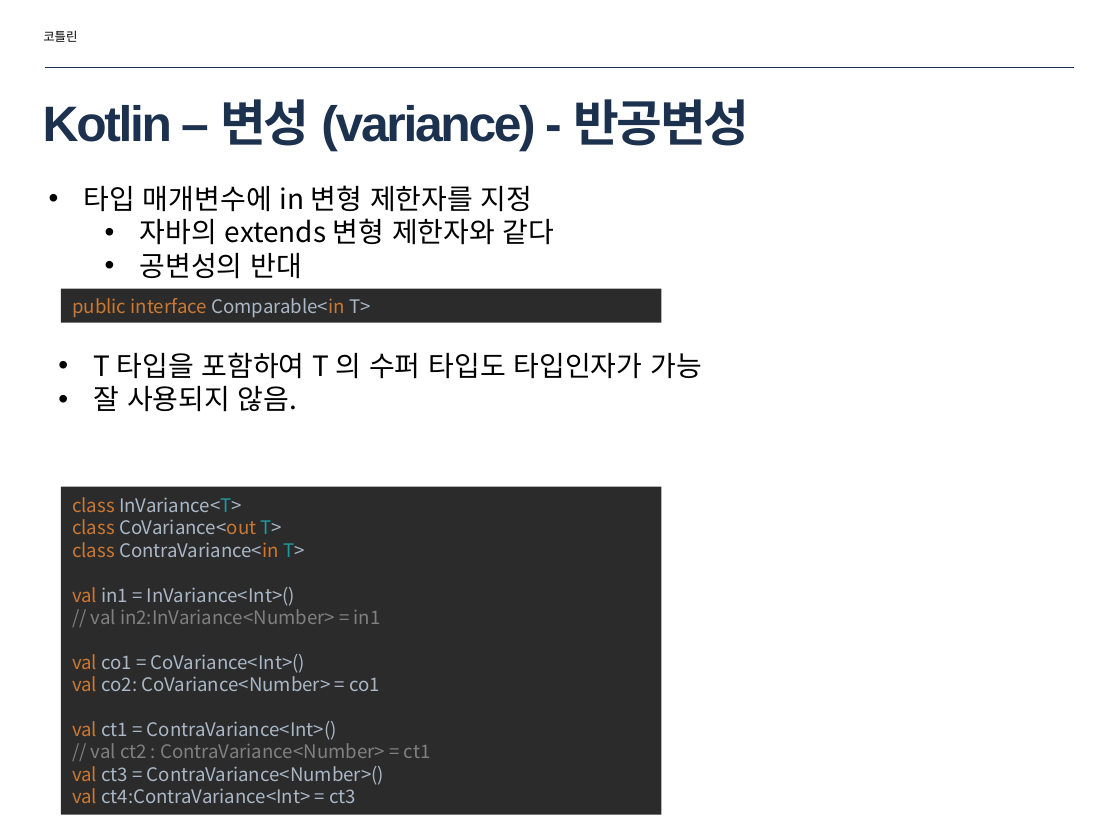
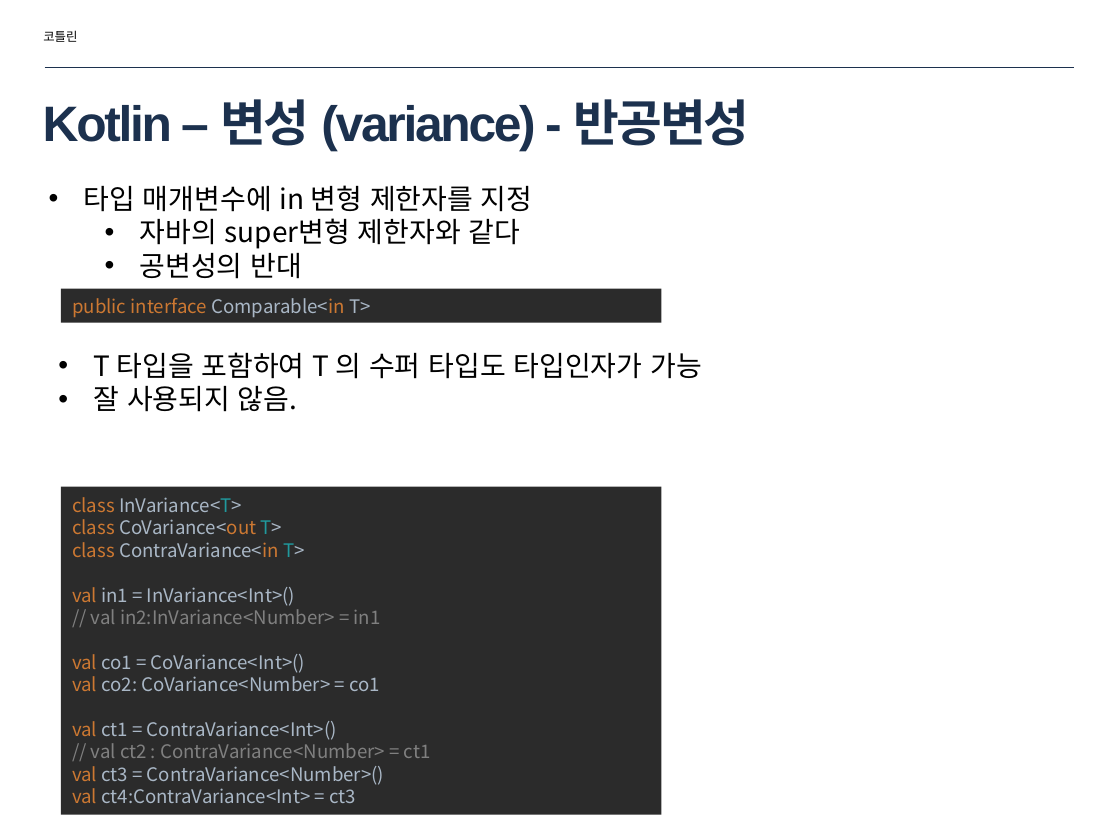
Before and after one commit to zoops/2018-kotlin-lecture, a slide deck: slide 17 of doc/2018-inu-kotlin-04.pptx. Drawn at 1120x840 pixels with LibreOffice and Linux fonts; fonts in the diff are those of the drawing. Boxes give left, top, right and bottom in pixels: in the first picture for what was removed or moved away, otherwise in the second. Text is boxed around its words. In the diff, an @@ line names an element or a change of style, - is before the commit and + after.

Commit message:
T04

```diff
--- a/doc/2018-inu-kotlin-04.pptx
+++ b/doc/2018-inu-kotlin-04.pptx
@@ text at (140,218,521,249): text changed @@
-  • 자바의 extends 변형 제한자와 같다
+  • 자바의 super변형 제한자와 같다
```
Also in this commit, not shown: 1 other slide changed.
